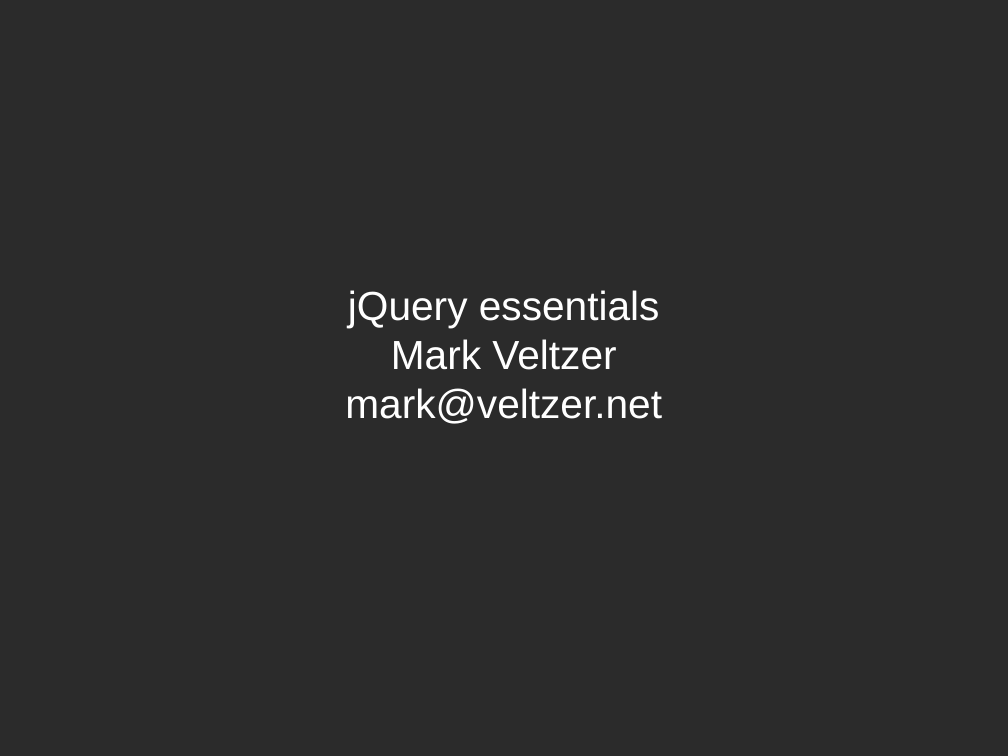
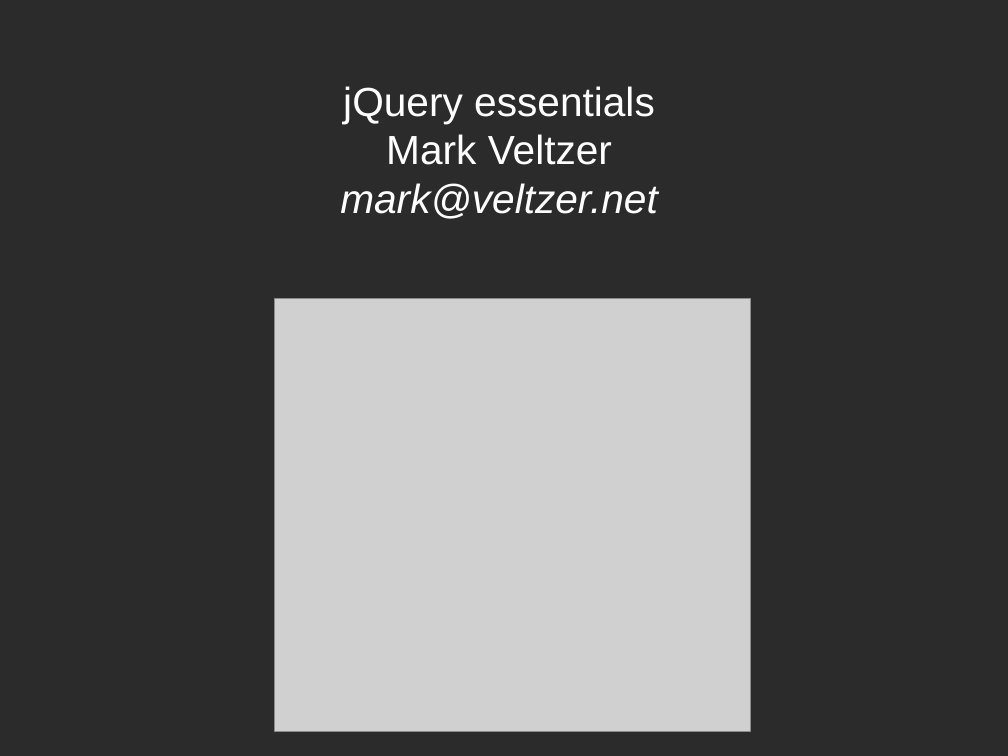
Before and after one commit to veltzer/demos, a slide deck: slide 1 of javascript/jquery/jquery.odp. Drawn at 1008x756 pixels with LibreOffice and Linux fonts; fonts in the diff are those of the drawing; grey boxes stand for pictures; background and template pictures are left out; a plain dark background stands for a picture behind light text. Boxes give left, top, right and bottom in pixels: in the first picture for what was removed or moved away, otherwise in the second. Text is boxed around its words. In the diff, an @@ line names an element or a change of style, - is before the commit and + after.

```diff
--- a/javascript/jquery/jquery.odp
+++ b/javascript/jquery/jquery.odp
@@ subtitle "jQuery essentials": place and size @@
-subtitle "jQuery essentials" at bbox=[345, 290, 662, 424]
+subtitle "jQuery essentials" at bbox=[340, 86, 657, 219]
@@ subtitle at bbox=[340, 183, 657, 219]: italic on in "mark@veltzer.net" @@
@@ picture added at bbox=[274, 298, 751, 732] @@
```
Also in this commit, not shown: 4 other slides changed, 14 slides added, 1 slide removed.
